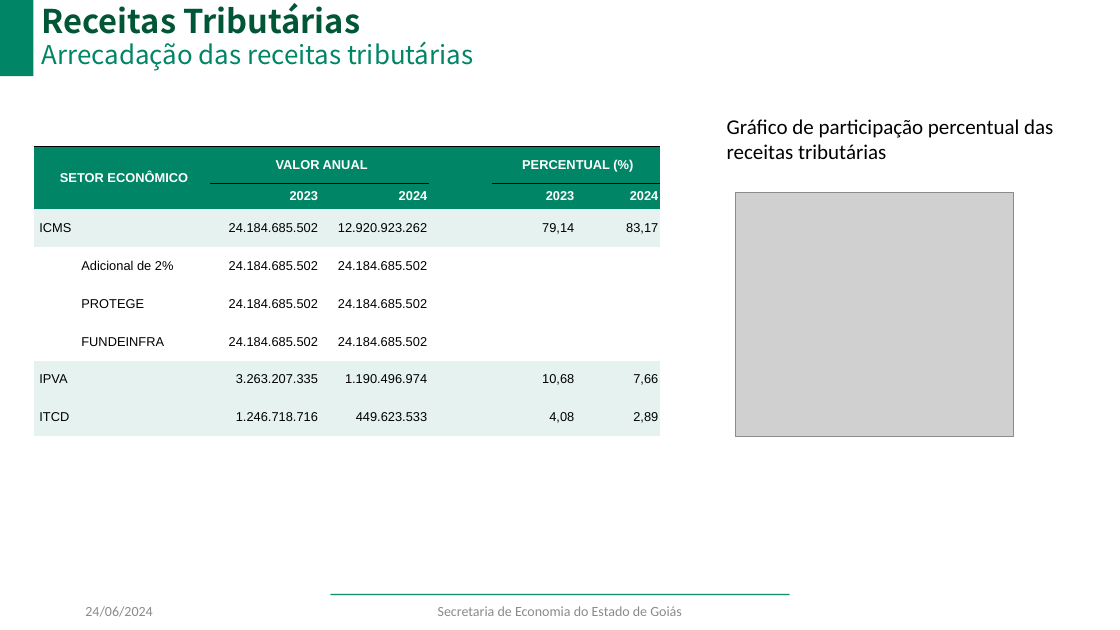
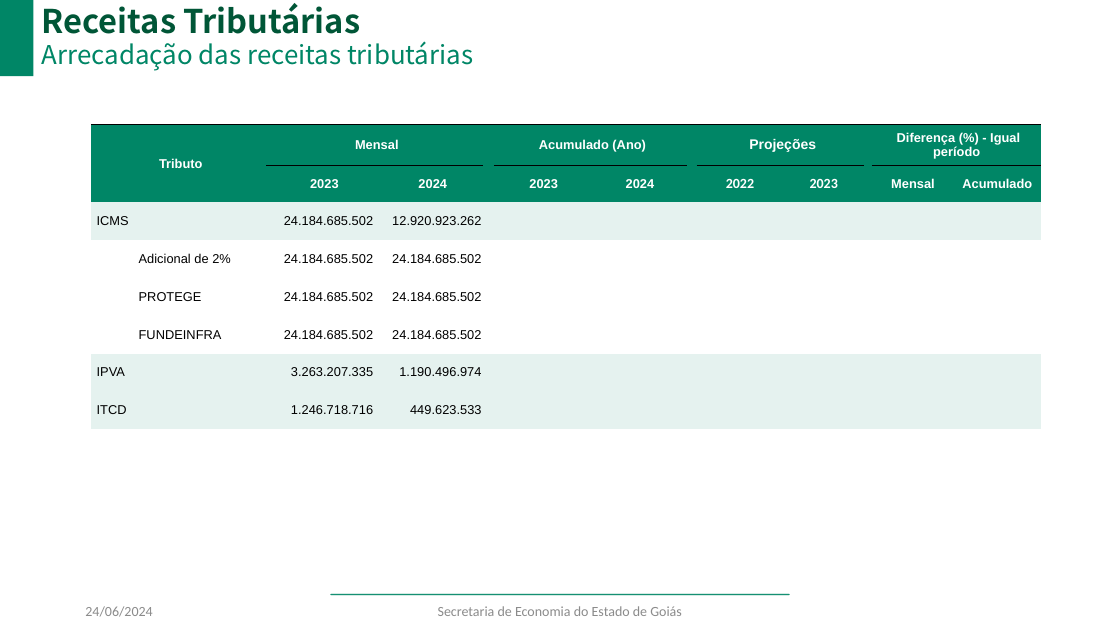
Before and after one commit to raphaellima1/Relatorio_receita, a slide deck: slide 2 of templete da receita.pptx. Drawn at 1120x630 pixels with LibreOffice and Linux fonts; fonts in the diff are those of the drawing; grey boxes stand for pictures; background and template pictures are left out. Boxes give left, top, right and bottom in pixels: in the first picture for what was removed or moved away, otherwise in the second. Text is boxed around its words. In the diff, an @@ line names an element or a change of style, - is before the commit and + after.

```diff
--- a/templete da receita.pptx
+++ b/templete da receita.pptx
@@ text removed at (x1=727, y1=119, x2=1053, y2=159) @@
-Gráfico de participação percentual das receitas tributárias
@@ table at (x1=91, y1=125, x2=1040, y2=431) @@
-column 1, row 1: SETOR ECONÔMICO
+column 1, row 1: Tributo
-column 2, row 1: VALOR ANUAL
+column 2, row 1: Mensal
-column 5: PERCENTUAL (%) | 2023 | 79,14 |  |  |  | 10,68 | 4,08
-column 6:  | 2024 | 83,17 |  |  |  | 7,66 | 2,89
+column 5: Acumulado (Ano) | 2023 |  |  |  |  |  | 
+column 6:  | 2024 |  |  |  |  |  | 
+column 7:  |  |  |  |  |  |  | 
+column 8: Projeções | 2022 |  |  |  |  |  | 
+column 9:  | 2023 |  |  |  |  |  | 
+column 10:  |  |  |  |  |  |  | 
+column 11: Diferença (%) - Igual período | Mensal |  |  |  |  |  | 
+column 12:  | Acumulado |  |  |  |  |  | 
@@ table resized from (x1=34, y1=146, x2=660, y2=437) to (x1=91, y1=125, x2=1040, y2=431) @@
@@ picture removed at (x1=735, y1=192, x2=1013, y2=437) @@
```
Also in this commit, not shown: 1 other slide changed, 8 other files.
